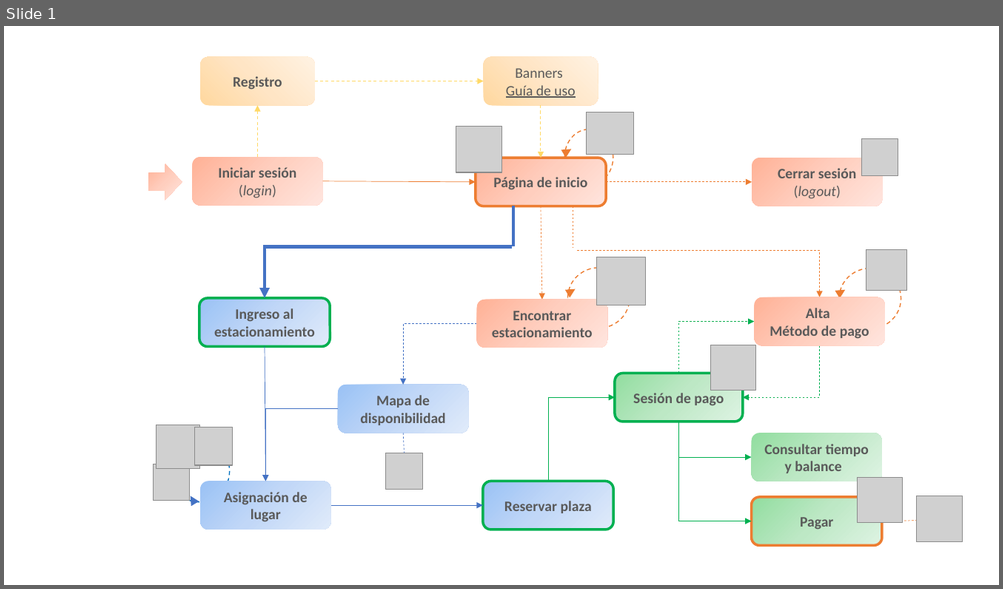
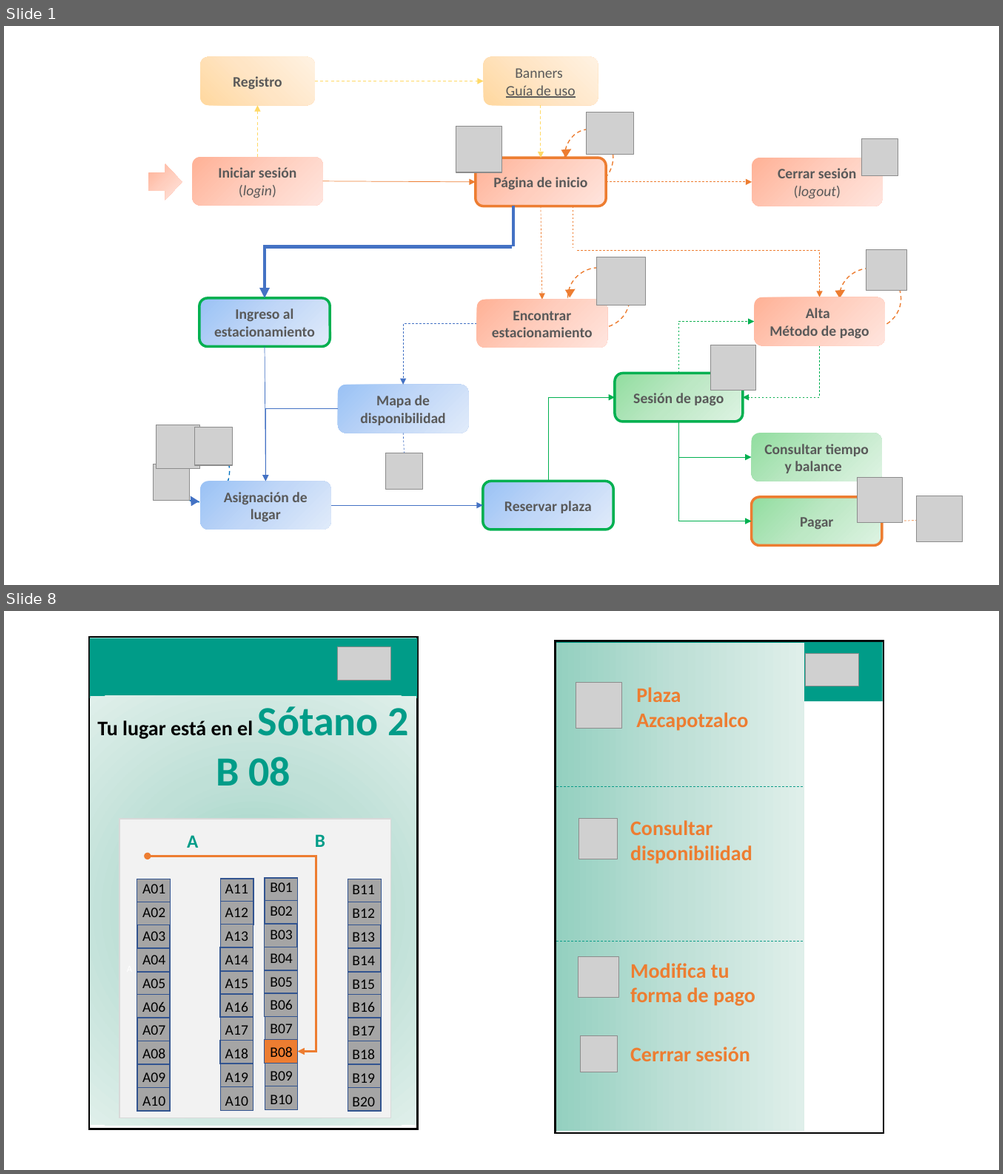
Before and after one commit to ajbeem/iotserver, a slide deck: documentation/MapaNavegacion.pptm. Shown one above the other, each under a label of ours: slide 1 before the commit, slides 1 and 8 after it; the slides between them are not shown. The pictures are 1003x589 and 1003x1174 pixels, drawn with LibreOffice and Linux fonts; fonts in the diff are those of the drawing; grey boxes stand for pictures. Boxes give left, top, right and bottom in pixels: in the first picture for what was removed or moved away, otherwise in the second. Text is boxed around its words. In the diff, an @@ line names an element or a change of style, - is before the commit and + after.

```diff
--- a/documentation/MapaNavegacion.pptm
+++ b/documentation/MapaNavegacion.pptm
@@ slide 8 added at box(4, 611, 999, 1170), background #FFFFFF @@
@@ rectangle added at box(89, 637, 418, 1130), fill #FFFFFF, outline #000000 1.75 pt @@
@@ rectangle added at box(90, 638, 418, 698), fill #009C88 @@
@@ picture added at box(338, 647, 391, 681) @@
@@ rectangle added at box(555, 641, 884, 1133), fill #FFFFFF, outline #000000 1.75 pt @@
@@ rectangle added at box(556, 642, 882, 702), fill #009C88 @@
@@ picture added at box(805, 653, 859, 686) @@
@@ rectangle added at box(581, 658, 614, 662), fill #FFFFFF @@
@@ rectangle added at box(581, 669, 614, 673), fill #FFFFFF @@
@@ rectangle added at box(90, 696, 416, 1126), fill gradient #94D0C2 to #BFE0D8 to #E0EFEB, 20 pt, text #000000, bold @@
+Tu lugar está en el Sótano 2
+B 08
@@ picture added at box(575, 683, 621, 728) @@
@@ rectangle added at box(581, 680, 614, 684), fill #FFFFFF @@
@@ text added at box(636, 687, 748, 731), 20 pt, text #ED7D31, bold @@
+Plaza Azcapotzalco
@@ line added from (556, 787) to (804, 787), #009C88 0.5 pt dashed @@
@@ rectangle added at box(119, 819, 391, 1119), fill #F2F2F2, outline #D9D9D9 1 pt @@
@@ picture added at box(578, 819, 617, 860) @@
@@ text added at box(630, 820, 752, 864), 20 pt, text #ED7D31, bold @@
+Consultar disponibilidad
@@ text added at box(187, 835, 198, 848), 18 pt, text #009C88, bold @@
+A
@@ text added at box(315, 834, 325, 847), 18 pt, text #009C88, bold @@
+B
@@ elbow double arrow added from (148, 857) to (297, 1052), #ED7D31 2.25 pt @@
@@ text added at box(142, 884, 165, 1106), 14 pt, text #000000 @@
+A01
+A02
+A03
+A04
+A05
+A06
+A07
+A08
+A09
+A10
@@ text added at box(225, 884, 248, 1106), 14 pt, text #000000 @@
+A11
+A12
+A13
+A14
+A15
+A16
+A17
+A18
+A19
+A10
@@ text added at box(270, 883, 293, 1105), 14 pt, text #000000 @@
+B01
+B02
+B03
+B04
+B05
+B06
+B07
+B08
+B09
+B10
@@ text added at box(352, 885, 375, 1111), 14 pt, text #000000 @@
+B11
+B12
+B13
+B14
+B15
+B16
+B17
+B18
+B19
+B20
@@ line added from (556, 941) to (804, 941), #009C88 0.5 pt dashed @@
@@ group added at box(556, 643, 804, 1132): 2 pictures, 2 texts, 1 rectangle @@
+Modifica tu forma de pago
+Cerrrar sesión
@@ picture added at box(636, 1039, 678, 1074) @@
@@ group added at box(136, 880, 170, 1111): 10 rectangles @@
@@ group added at box(220, 879, 253, 1111): 10 rectangles @@
@@ group added at box(264, 878, 298, 1111): 10 rectangles @@
@@ group added at box(348, 880, 381, 1111): 10 rectangles @@
```
Also in this commit, not shown: 4 slides changed, 2 other slides added, 1 slide removed.
